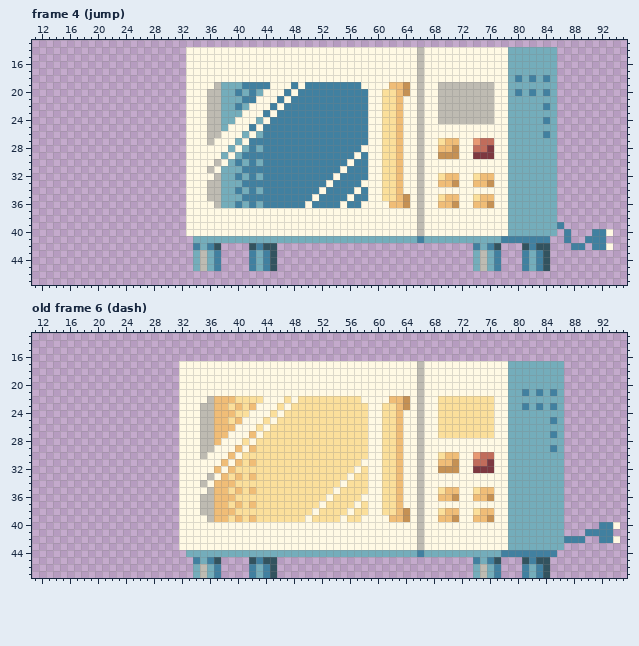
Two versions of one pixel-art file, docs/img/renchin.ase. The picture above was drawn from the file before the commit.
96x48 pixels, 17 frames. Shown: frame 4 (jump): x 11..95, y 13..47; old frame 6 (dash): x 11..95, y 13..47. The commit also changed other frames, which this record leaves out.
New version:
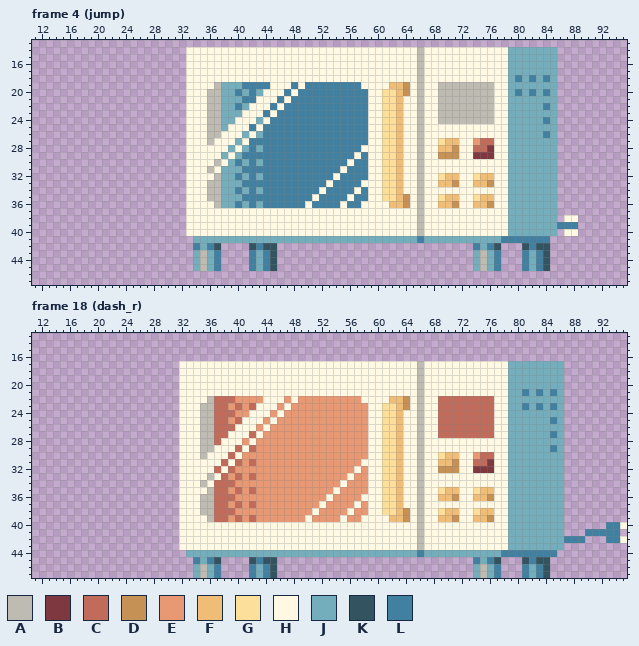
Palette (. is transparent): A #bebbb2  B #7d3840  C #c16c5b  D #c59154  E #e89973  F #f0bd77  G #fbdf9b  H #fff9e4  J #74adbb  K #32535f  L #4180a0
A new or re-ordered frame is compared with the old frame closest to it.
The exact change:
frames 17 -> 25
--- frame 4 (jump), layer "Layer 1"
@@ x 85..95 @@
 37 J..........
-38 J..........
-39 JL.........
-40 J.L...LLH..
-41 ..L..LLL...
-42 ...LL.LLH..
+38 J.HH.......
+39 JLLL.......
+40 J.HH.......
+41 ...........
+42 ...........
 43 ...........
--- frame 18 (dash_r) is new; against old frame 6 (dash), layer "Layer 1"
@@ x 11..95 @@
 21 .....................HHHHHHHHHHHHHHHHHHHHHHHHHHHHHHHHHHAHHHHHHHHHHHHJJLJLJLJ.........
-22 .....................HHHHAFFFGGGGHHHGHGGGGGGGGGHHHHFFDHAHHGGGGGGGGHHJJJJJJJJ.........
-23 .....................HHHAAFFGFGFHHHGHGGGGGGGGGGGHHGGFDHAHHGGGGGGGGHHJJLJLJLJ.........
-24 .....................HHHAAFFFGGHHHGHGGGGGGGGGGGGHHGGFHHAHHGGGGGGGGHHJJJJJJJJ.........
-25 .....................HHHAAFFGFHHHGHGGGGGGGGGGGGGHHGGFHHAHHGGGGGGGGHHJJJJJJLJ.........
-26 .....................HHHAAFFFHHHGHGGGGGGGGGGGGGGHHGGFHHAHHGGGGGGGGHHJJJJJJJJ.........
-27 .....................HHHAAFFHHHFHGGGGGGGGGGGGGGGHHGGFHHAHHGGGGGGGGHHJJJJJJLJ.........
-28 .....................HHHAAFHHHGHGGGGGGGGGGGGGGGGHHGGFHHAHHHHHHHHHHHHJJJJJJJJ.........
-29 .....................HHHAAHHHFHFGGGGGGGGGGGGGGGGHHGGFHHAHHHHHHHHHHHHJJJJJJLJ.........
-30 .....................HHHAHHHFHGGGGGGGGGGGGGGGGGGHHGGFHHAHHGFFHHECCHHJJJJJJJJ.........
-31 .....................HHHHHHFHFGFGGGGGGGGGGGGGGGHHHGGFHHAHHFFDHHCCBHHJJJJJJJJ.........
-32 .....................HHHHHFHFGGGGGGGGGGGGGGGGGHGHHGGFHHAHHDDDHHBBBHHJJJJJJJJ.........
-33 .....................HHHHAHFGFGFGGGGGGGGGGGGGHGGHHGGFHHAHHHHHHHHHHHHJJJJJJJJ.........
-34 .....................HHHAHFFFGGGGGGGGGGGGGGGHGGGHHGGFHHAHHHHHHHHHHHHJJJJJJJJ.........
-35 .....................HHHHAFFGFGFGGGGGGGGGGGHGGGGHHGGFHHAHHGFFHHGFFHHJJJJJJJJ.........
-36 .....................HHHAAFFFGGGGGGGGGGGGGHGGGGHHHGGFHHAHHFFDHHFFDHHJJJJJJJJ.........
-37 .....................HHHAAFFGFGFGGGGGGGGGHGGGGHGHHGGFHHAHHHHHHHHHHHHJJJJJJJJ.........
-38 .....................HHHAAFFFGGGGGGGGGGGHGGGGHGGHHGGFDHAHHGFFHHGFFHHJJJJJJJJ.........
-39 .....................HHHHAFFGFGFGGGGGGGHGGGGHGGHHHHFFDHAHHFFDHHFFDHHJJJJJJJJ.........
-40 .....................HHHHHHHHHHHHHHHHHHHHHHHHHHHHHHHHHHAHHHHHHHHHHHHJJJJJJJJ.....LLH.
-41 .....................HHHHHHHHHHHHHHHHHHHHHHHHHHHHHHHHHHAHHHHHHHHHHHHJJJJJJJJ...LLLL..
-42 .....................HHHHHHHHHHHHHHHHHHHHHHHHHHHHHHHHHHAHHHHHHHHHHHHJJJJJJJJLLL..LLH.
+22 .....................HHHHACCCEEEEHHHEHEEEEEEEEEHHHHFFDHAHHCCCCCCCCHHJJJJJJJJ.........
+23 .....................HHHAACCECECHHHEHEEEEEEEEEEEHHGGFDHAHHCCCCCCCCHHJJLJLJLJ.........
+24 .....................HHHAACCCEEHHHEHEEEEEEEEEEEEHHGGFHHAHHCCCCCCCCHHJJJJJJJJ.........
+25 .....................HHHAACCECHHHEHEEEEEEEEEEEEEHHGGFHHAHHCCCCCCCCHHJJJJJJLJ.........
+26 .....................HHHAACCCHHHEHEEEEEEEEEEEEEEHHGGFHHAHHCCCCCCCCHHJJJJJJJJ.........
+27 .....................HHHAACCHHHCHEEEEEEEEEEEEEEEHHGGFHHAHHCCCCCCCCHHJJJJJJLJ.........
+28 .....................HHHAACHHHEHEEEEEEEEEEEEEEEEHHGGFHHAHHHHHHHHHHHHJJJJJJJJ.........
+29 .....................HHHAAHHHCHCEEEEEEEEEEEEEEEEHHGGFHHAHHHHHHHHHHHHJJJJJJLJ.........
+30 .....................HHHAHHHCHEEEEEEEEEEEEEEEEEEHHGGFHHAHHGFFHHECCHHJJJJJJJJ.........
+31 .....................HHHHHHCHCECEEEEEEEEEEEEEEEHHHGGFHHAHHFFDHHCCBHHJJJJJJJJ.........
+32 .....................HHHHHCHCEEEEEEEEEEEEEEEEEHEHHGGFHHAHHDDDHHBBBHHJJJJJJJJ.........
+33 .....................HHHHAHCECECEEEEEEEEEEEEEHEEHHGGFHHAHHHHHHHHHHHHJJJJJJJJ.........
+34 .....................HHHAHCCCEEEEEEEEEEEEEEEHEEEHHGGFHHAHHHHHHHHHHHHJJJJJJJJ.........
+35 .....................HHHHACCECECEEEEEEEEEEEHEEEEHHGGFHHAHHGFFHHGFFHHJJJJJJJJ.........
+36 .....................HHHAACCCEEEEEEEEEEEEEHEEEEHHHGGFHHAHHFFDHHFFDHHJJJJJJJJ.........
+37 .....................HHHAACCECECEEEEEEEEEHEEEEHEHHGGFHHAHHHHHHHHHHHHJJJJJJJJ.........
+38 .....................HHHAACCCEEEEEEEEEEEHEEEEHEEHHGGFDHAHHGFFHHGFFHHJJJJJJJJ.........
+39 .....................HHHHACCECECEEEEEEEHEEEEHEEHHHHFFDHAHHFFDHHFFDHHJJJJJJJJ.........
+40 .....................HHHHHHHHHHHHHHHHHHHHHHHHHHHHHHHHHHAHHHHHHHHHHHHJJJJJJJJ......LLH
+41 .....................HHHHHHHHHHHHHHHHHHHHHHHHHHHHHHHHHHAHHHHHHHHHHHHJJJJJJJJ...LLLLL.
+42 .....................HHHHHHHHHHHHHHHHHHHHHHHHHHHHHHHHHHAHHHHHHHHHHHHJJJJJJJJLLL...LLH
 43 .....................HHHHHHHHHHHHHHHHHHHHHHHHHHHHHHHHHHAHHHHHHHHHHHHJJJJJJJJ.........
Where, in picture pixels (left, top, right, bottom), the same in both pictures:
changed: (564, 215, 613, 250)
changed: (214, 396, 368, 522)
changed: (438, 396, 494, 438)
changed: (599, 522, 627, 543)
